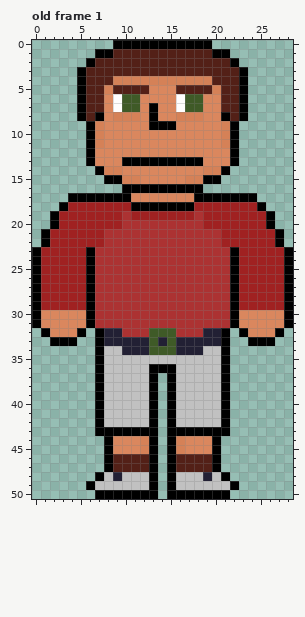
A pixel-art file gets an edit: WIP/Doofus2.aseprite. Above: the version before the commit.
29x51 pixels, 3 frames. Shown: old frame 1. The commit also changed other frames, which this record leaves out.
Now the later version:
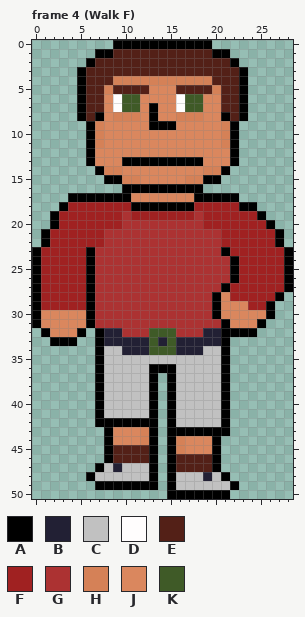
Palette (. is transparent): A #000000  B #222034  C #c1c1c1  D #fffdfd  E #532017  F #a02121  G #ac3232  H #d58157  J #da875e  K #3f5a27
A new or re-ordered frame is compared with the old frame closest to it.
Difference:
frames 3 -> 7
--- frame 4 (Walk F) is new; against old frame 1
@@ x 21..28 @@
 16 ........
-17 AAAA....
-18 FFFFA...
-19 FFFFFA..
+17 AA......
+18 FFAA....
+19 FFFFA...
 20 FFFFFA..
@@ x 19..24 @@
 22 GGFFFF
-23 GGGAFF
+23 GGAFFF
 24 GGGAFF
@@ x 18..28 @@
 26 GGGGAFFFFFA
-27 GGGGAFFFFFA
-28 GGGGAFFFFFA
-29 GGGGAFFFFFA
-30 GGGGAJJJJJA
-31 GGGGAJJJJJA
-32 GBBA.AJJJA.
-33 BBBA..AAA..
+27 GGGAFFFFFFA
+28 GGAJFFFFFA.
+29 GGAJJJFFA..
+30 GGAJJJJJA..
+31 GGGAJJJA...
+32 GBBAAAA....
+33 BBBA.......
 34 BCCA.......
@@ x 4..15 @@
 41 ...ACCCCCA.A
-42 ...ACCCCCA.A
-43 ...AAAAAAA.A
+42 ...AAAAAAA.A
+43 ....AJJJHA.A
 44 ....AJJJHA.A
-45 ....AJJJHA.A
+45 ....AEEEEA.A
 46 ....AEEEEA.A
-47 ....AEEEEA.A
-48 ...ACBCCCA.A
-49 ..ACCCCCCA.A
-50 ...AAAAAAA.A
+47 ...ACBCCCA.A
+48 ..ACCCCCCA.A
+49 ...AAAAAAA.A
+50 ...........A
Pixel boxes of the changes (left, top, right, bottom) in both pictures:
changed: (221, 193, 275, 256)
changed: (212, 283, 293, 346)
changed: (86, 418, 158, 499)
